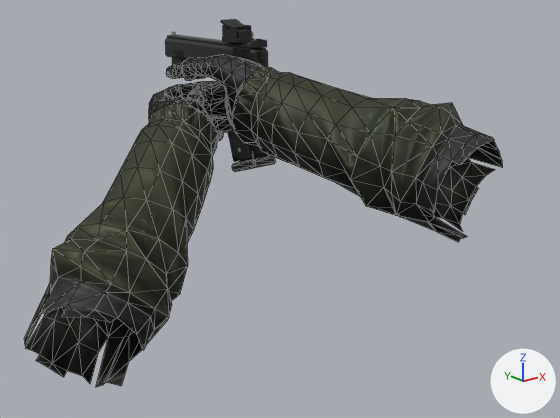
Two versions of the glTF model godot/assets/models/weapon_pistol.glb, one commit apart.
Before and after are seen from a 50 mm lens placed at (-0.567, -0.789, 0.163), pointed at (-0.049, -0.142, -0.096). Every picture has the same lights, and +X, +Y and +Z are marked at lower right. The first picture is the older version. Mesh edges are drawn as thin lines on the coarser meshes. Where no turn or scale is listed for an object, it has been applied to the vertices. Vertices at exactly the same position are counted once.

Before the edit, the objects in view are built like this:
```python
me_handleft = bpy.data.meshes.new('HandLeft')
me_handleft.from_pydata(...)  # 698 vertices, 1340 faces; spans x -0.256..0.105, y -0.2..0.095, z -0.18..0.065
me_handleft.materials.append(mat_soldier_body1_001)
me_handright = bpy.data.meshes.new('HandRight')
me_handright.from_pydata(...)  # 688 vertices, 1340 faces; spans x -0.074..0.091, y -0.359..0.087, z -0.098..0.064
me_handright.materials.append(mat_soldier_body1_001)
me_slide = bpy.data.meshes.new('Slide')
me_slide.from_pydata(...)  # 248 vertices, 412 faces; spans x -0.013..0.013, y -0.046..0.161, z -0.012..0.025
# faces by material slot: [88, 224, 56, 44]
me_slide.materials.append(mat_slideblack)  # black #292a2c
me_slide.materials.append(mat_bore)  # black #101010
me_slide.materials.append(mat_steel)  # grey #b3b3b6
me_slide.materials.append(mat_frameblack)  # black #1f1f21
ob_handleft = bpy.data.objects.new('HandLeft', me_handleft)
ob_handleft.location = (-0.0918, -0.0093, -0.0418)
ob_handright = bpy.data.objects.new('HandRight', me_handright)
ob_handright.location = (0.0, 0.0, 0.0)
ob_slide = bpy.data.objects.new('Slide', me_slide)
ob_slide.location = (0.0, 0.0, 0.055)
# also in view: 'Optic' at (0.001, 0.003, 0.087); 'Frame' at (0.0, 0.047, -0.003)
```
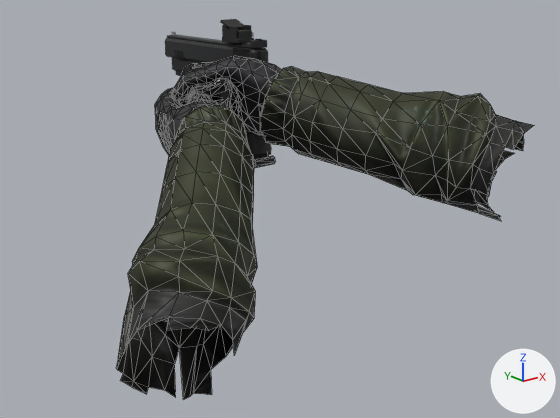
Changed parts and their boxes (x1, y1, x2, y2) in the pictures (560 x 418 px):
'HandLeft', moved, turned
    before: (24, 81, 224, 387)
    after: (116, 84, 257, 400)
'HandRight', reshaped (7% wider, 12% shorter)
    before: (166, 54, 503, 242)
    after: (172, 56, 534, 221)

The change in detail:
me_handleft is used by ob_handleft; location (-0.0918, -0.0093, -0.0418).
me_handleft had 698 vertices, 1340 faces and spanned x -0.256..0.105, y -0.2..0.095, z -0.18..0.065.
me_handleft now has 698 vertices, 1340 faces and spans x -0.213..0.094, y -0.24..0.105, z -0.18..0.065.
me_handleft part 1: the whole mesh is turned 15 degrees about the z axis through the mesh origin.
me_handright is used by ob_handright; location (0.0, 0.0, 0.0).
me_handright had 688 vertices, 1340 faces and spanned x -0.074..0.091, y -0.359..0.087, z -0.098..0.064.
me_handright now has 688 vertices, 1340 faces and spans x -0.096..0.174, y -0.344..0.052, z -0.099..0.063.
me_handright part 2: 688 of 688 vertices moved; they spanned x -0.074..0.091, y -0.359..0.087, z -0.098..0.064 and now span x -0.096..0.174, y -0.344..0.052, z -0.099..0.063; mean shift (0.012, -0.01, -0.002).
Object 'HandLeft' (ob_handleft) moves from (-0.0918, -0.0093, -0.0418) to (-0.0842, -0.0327, -0.0428).
